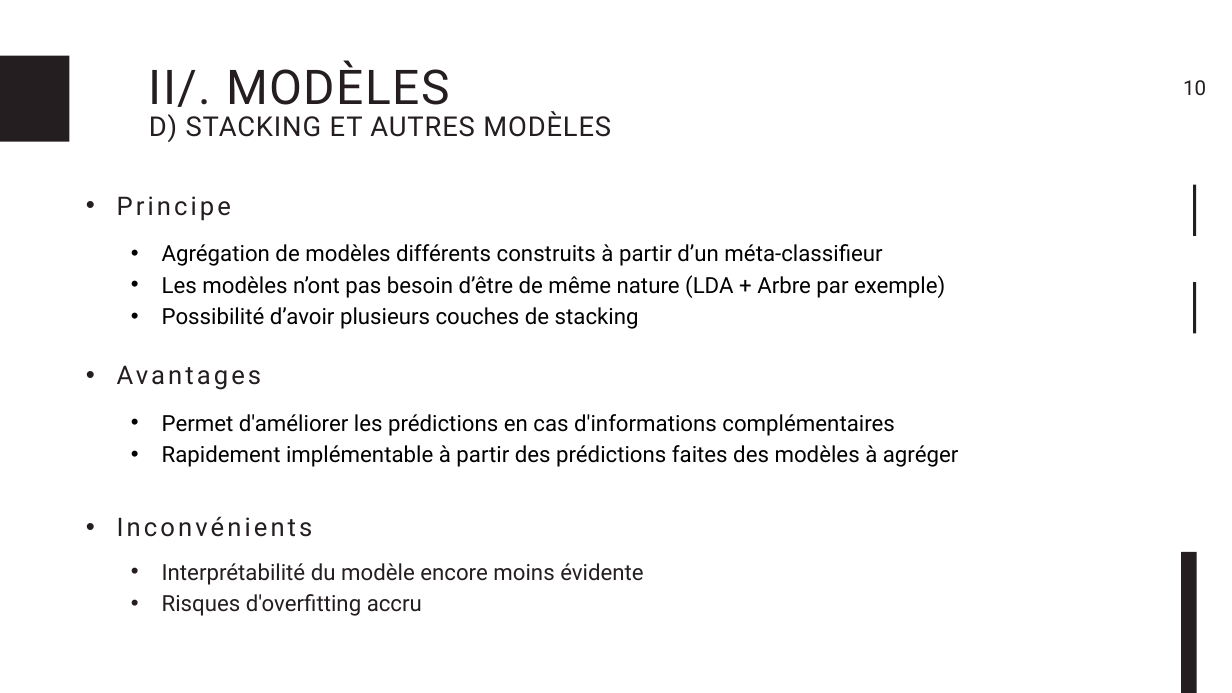
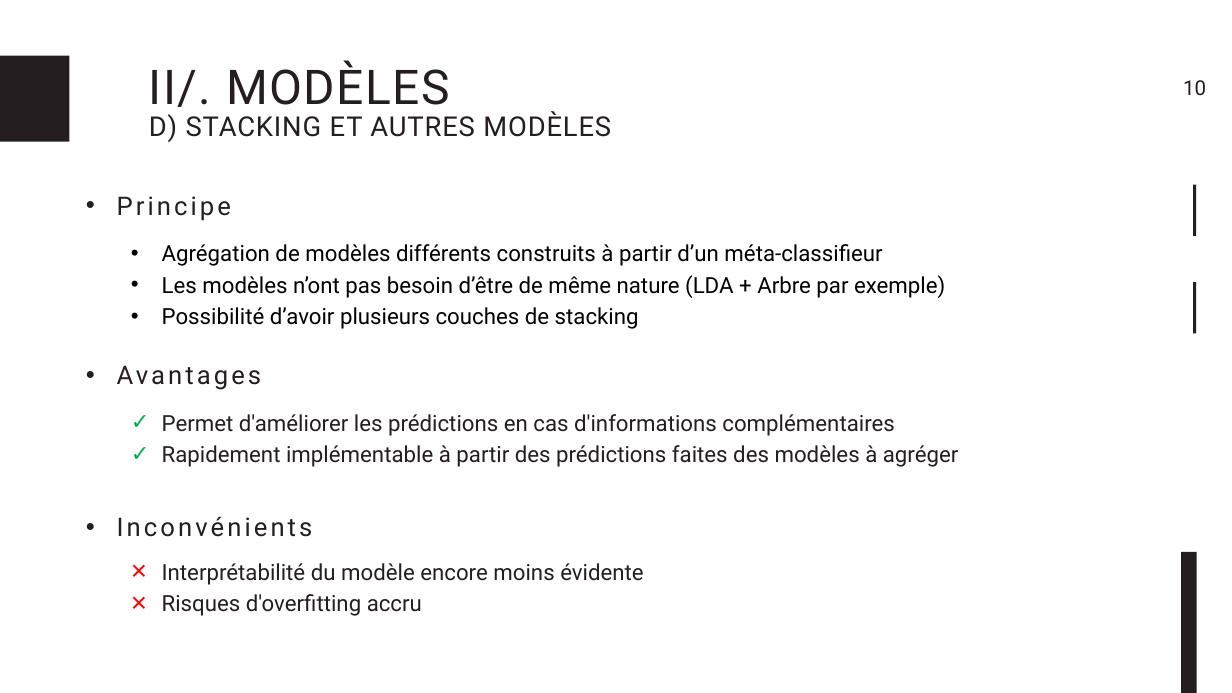
Before and after one commit to Psqrt/projet_ml, a slide deck: slide 11 of presentation/projet_ml.pptx. Drawn at 1232x693 pixels with LibreOffice and Linux fonts; fonts in the diff are those of the drawing. Boxes give left, top, right and bottom in pixels: in the first picture for what was removed or moved away, otherwise in the second. Text is boxed around its words. In the diff, an @@ line names an element or a change of style, - is before the commit and + after.

```diff
--- a/presentation/projet_ml.pptx
+++ b/presentation/projet_ml.pptx
@@ text "Permet d'améliorer les prédictions en ..." at [162, 414, 959, 467]: text colour #000000 to #251E20; bullet • to ✓ @@
@@ text "Interprétabilité du modèle encore moins ..." at [162, 563, 644, 616]: bullet • to × @@
```
Also in this commit, not shown: 5 other slides changed, 6 slides added, 16 other files.
